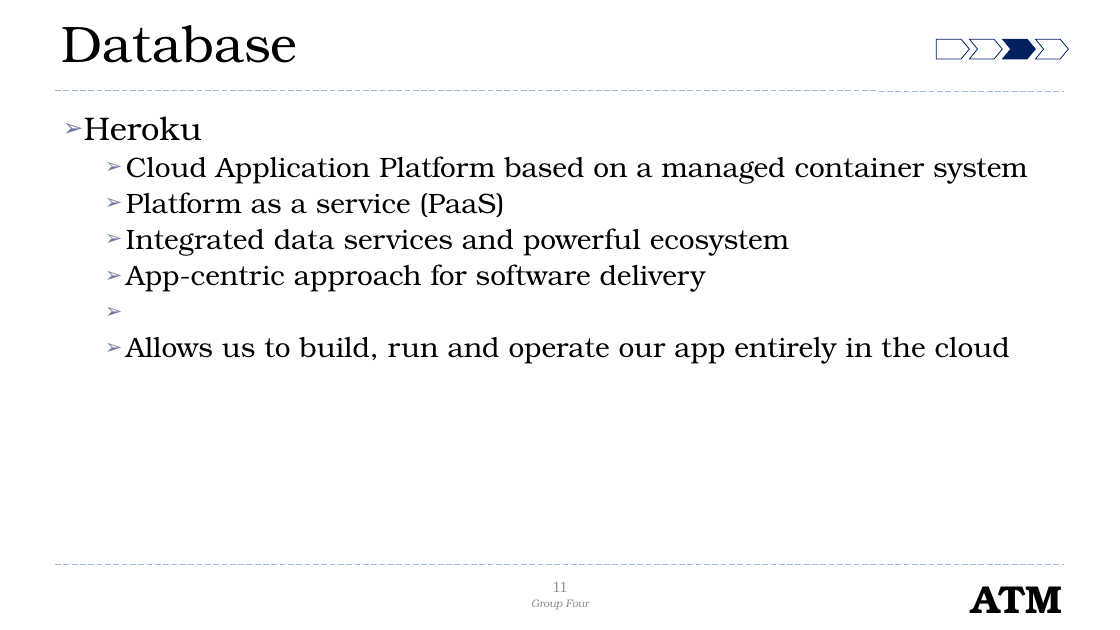
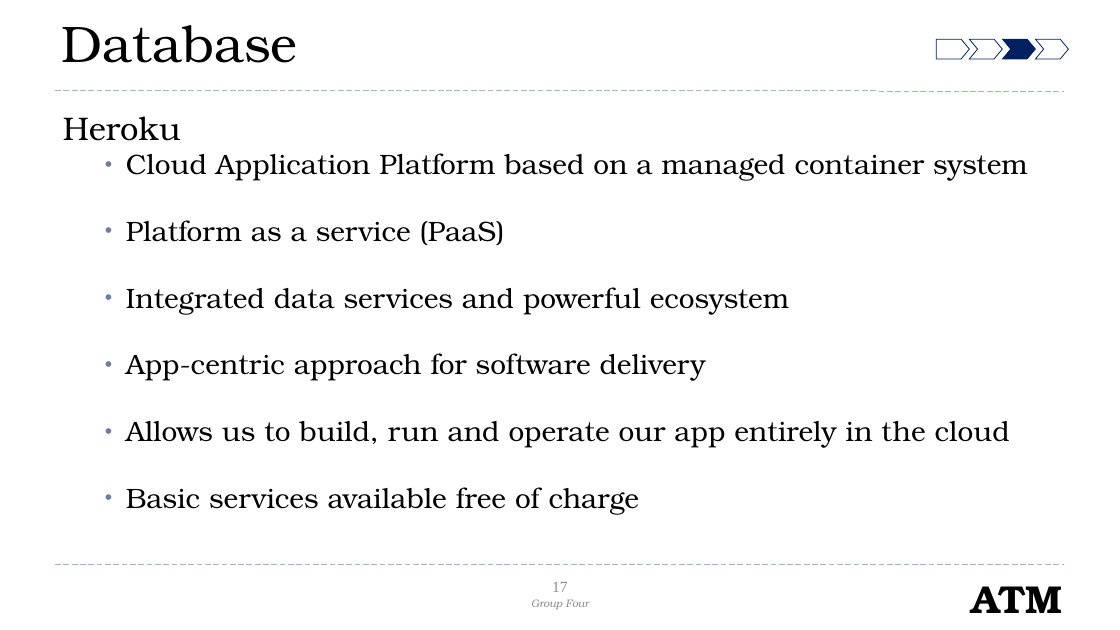
Before and after one commit to mari-husain/csharp-atm, a slide deck: slide 17 of Other/C# Project.pptx (slide 11 before the commit). Drawn at 1120x630 pixels with LibreOffice and Linux fonts; fonts in the diff are those of the drawing; background and template pictures are left out. Boxes give left, top, right and bottom in pixels: in the first picture for what was removed or moved away, otherwise in the second. Text is boxed around its words. In the diff, an @@ line names an element or a change of style, - is before the commit and + after.

```diff
--- a/Other/C# Project.pptx
+++ b/Other/C# Project.pptx
@@ text at [63, 116, 1027, 448]: bullet ➢ to none; bullet ➢ to •; less space between paragraphs @@
@@ text at [126, 487, 639, 514]: paragraph added @@
+  • Basic services available free of charge
@@ page number at [552, 582, 568, 592]: text changed @@
-11
+17
```
Also in this commit, not shown: 7 other slides changed, 13 slides added, 5 slides removed.
